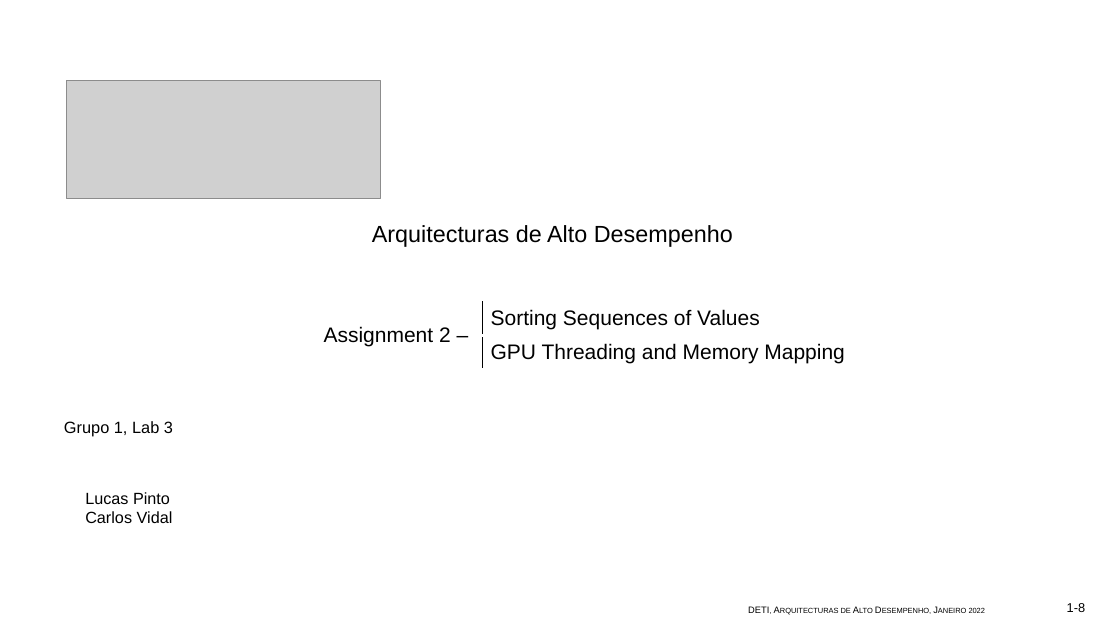
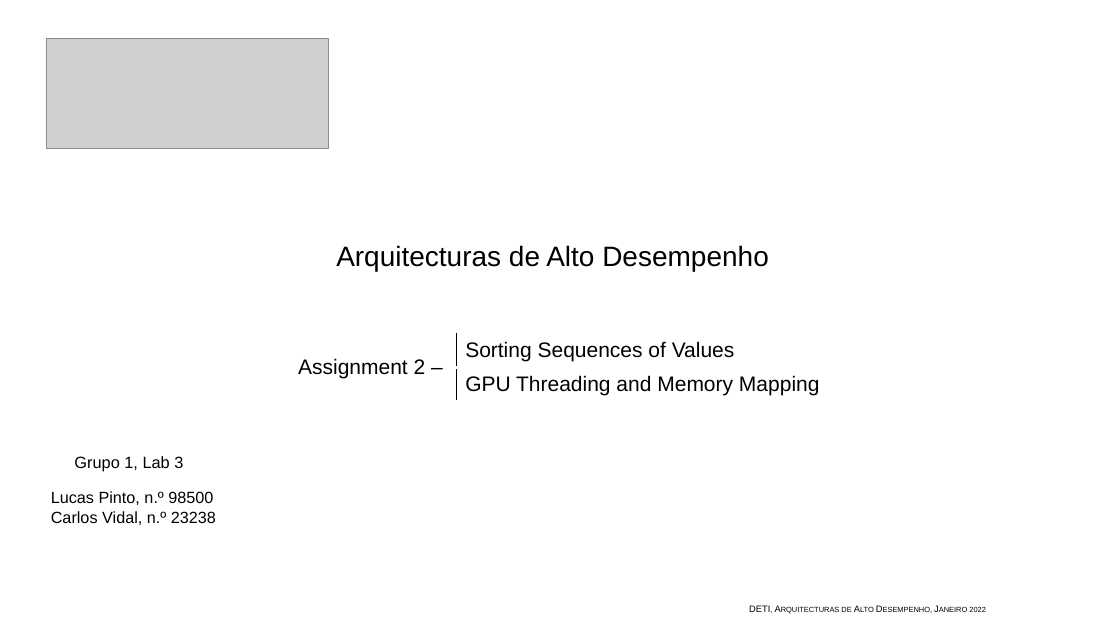
Before and after one commit to Pinto1088/AAD_2022, a slide deck: slide 1 of Assignment2/Apresentação2.pptx. Drawn at 1120x630 pixels with LibreOffice and Linux fonts; fonts in the diff are those of the drawing; grey boxes stand for pictures. Boxes give left, top, right and bottom in pixels: in the first picture for what was removed or moved away, otherwise in the second. Text is boxed around its words. In the diff, an @@ line names an element or a change of style, - is before the commit and + after.

```diff
--- a/Assignment2/Apresentação2.pptx
+++ b/Assignment2/Apresentação2.pptx
@@ picture: place and size @@
-picture at <box>66,81,381,198</box>
+picture at <box>47,39,329,149</box>
@@ text "Arquitecturas de Alto Desempenho": place and size @@
-text "Arquitecturas de Alto Desempenho" at <box>372,225,733,247</box>
+text "Arquitecturas de Alto Desempenho" at <box>336,245,769,271</box>
@@ text "Arquitecturas de Alto Desempenho" at <box>336,245,769,271</box>: size 20 to 24 pt @@
@@ table: place and size @@
-table at <box>315,302,855,370</box>
+table at <box>290,334,830,402</box>
@@ text "Grupo 1, Lab 3": place and size @@
-text "Grupo 1, Lab 3" at <box>64,421,173,437</box>
+text "Grupo 1, Lab 3" at <box>74,456,183,472</box>
@@ text at <box>51,491,216,525</box>: text changed @@
-Lucas Pinto
-Carlos Vidal
+Lucas Pinto, n.º 98500
+Carlos Vidal, n.º 23238
@@ page number removed at <box>1067,603,1086,612</box> @@
-1-8
```
Also in this commit, not shown: 4 other slides changed, 2 slides added, 3 slides removed.
